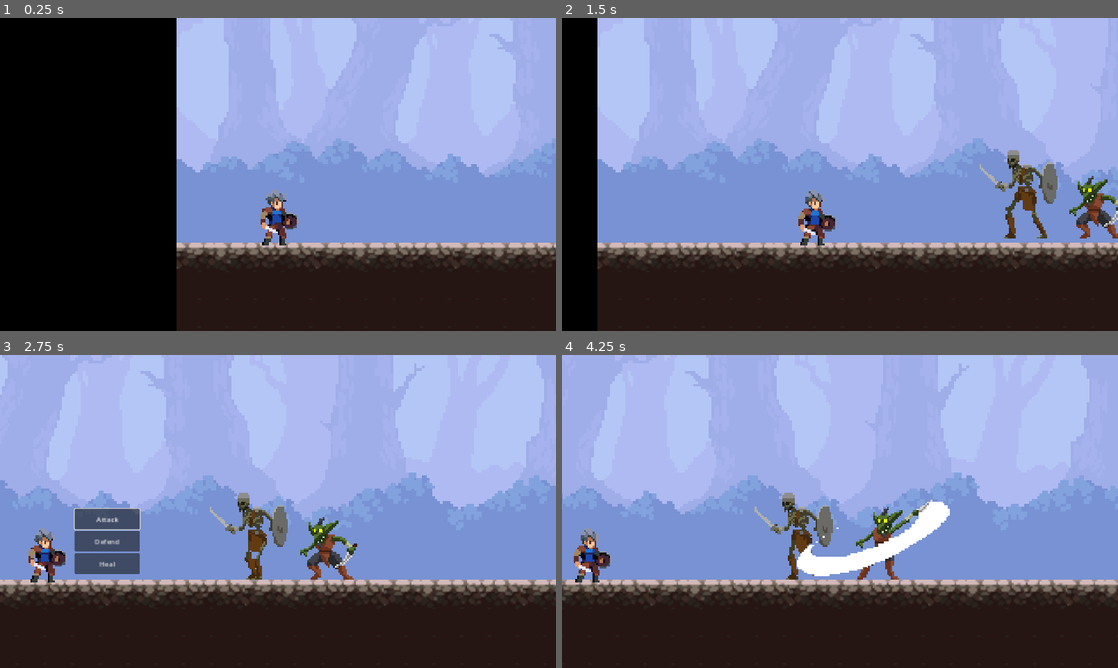
Above: before the commit, frames 1-4 (two rows, left to right).
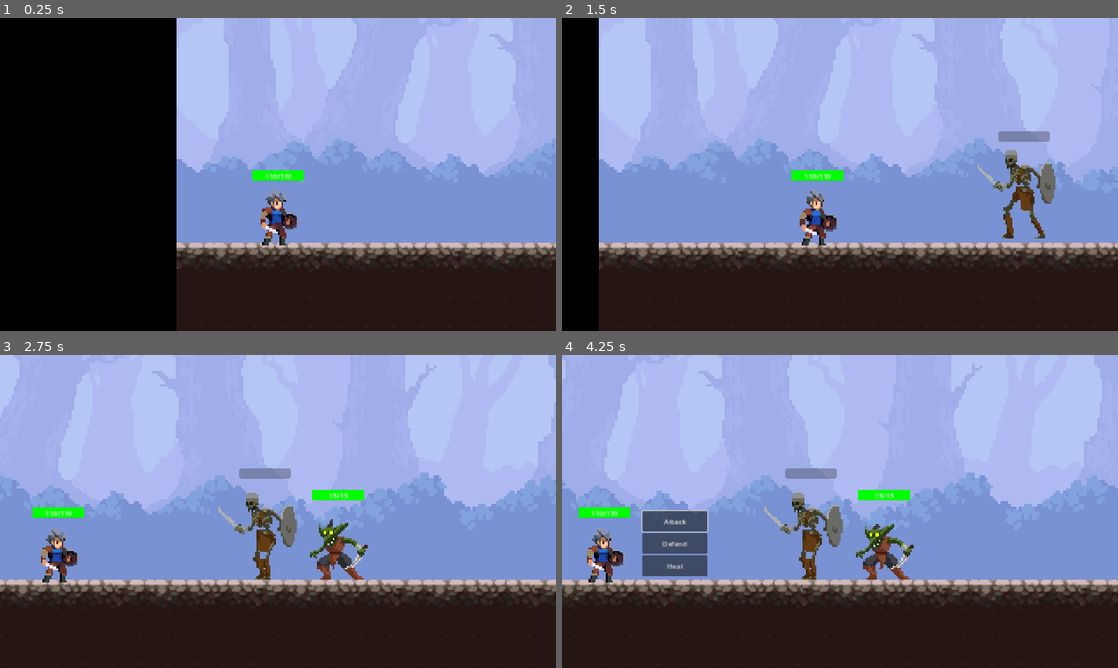
Above: after the commit, the same moments.

Repository: StephenDavid13/Project-T
Game: Godot game, scene res://scenes/main_scenes/level_dungeon.tscn
Two runs of this game, one before a commit and one after it. Both use one fixed random seed, a clock stepped at 60 frames per second and the inputs below.
Inputs (mouse positions are in pixels of both pictures, inside the frame that each line leads up to):
- Up to frame 1 (0.25 s): no input
- Up to frame 2 (1.5 s): hold Right (right) from 0.53 s (still down); tap F (action_use) at 0.6, 1.35 s
- Up to frame 3 (2.75 s): release Right (right) at 2.03 s; hold A (left) from 2.03 s (still down); tap F (action_use) at 2.1 s
- Up to frame 4 (4.25 s): release A (left) at 2.75 s; click (667, 517) at 2.75 s, where only the run before the commit has a clickable "Attack"; hold Right (right) from 3.53 s (still down); tap F (action_use) at 3.6 s

The runs differ from the first frame. In frame 1, 0.3% of the frame differs, in the area x 45-55%, y 48-52%; in frame 2, 4.1%; in frame 3, 13%; in frame 4, 15%, in the area x 0-100%, y 0-80%.

Commit message:
Added progress bars as health bars

Diff:
--- a/scenes/main_scenes/level_dungeon.tscn
+++ b/scenes/main_scenes/level_dungeon.tscn
@@ -1288,9 +1288,6 @@
 texture = ExtResource("1_1we34")
 metadata/_edit_lock_ = true
 
-[node name="game_manager" type="Node" parent="."]
-script = ExtResource("5_qjp1p")
-
 [node name="scene_changers" type="Node" parent="."]
 
 [node name="GoOutside" type="Area2D" parent="scene_changers"]
@@ -1321,15 +1318,15 @@
 layer_0/tile_data = PackedInt32Array(983040, 524288, 0, 983041, 589824, 0, 983042, 655360, 0, 983043, 720896, 0, 983044 …(2657 unchanged characters)…
 
 [node name="main_char" parent="." instance=ExtResource("4_etna4")]
-position = Vector2(233, 895)
+position = Vector2(233, 898)
 
 [node name="ActionPanel" type="Control" parent="main_char"]
 layout_mode = 3
 anchors_preset = 0
-offset_left = 66.0
-offset_top = -106.0
-offset_right = 199.0
-offset_bottom = 35.0
+offset_left = 88.0
+offset_top = -101.0
+offset_right = 221.0
+offset_bottom = 40.0
 script = ExtResource("9_ey33n")
 
 [node name="VBoxContainer" type="VBoxContainer" parent="main_char/ActionPanel"]
@@ -1365,18 +1362,21 @@
 [node name="enemies_spawn" type="Node" parent="."]
 
 [node name="enemy_spawn_1" type="Marker2D" parent="enemies_spawn"]
-position = Vector2(1000, 845)
+position = Vector2(992, 845)
 
 [node name="enemy_spawn_2" type="Marker2D" parent="enemies_spawn"]
-position = Vector2(1150, 845)
+position = Vector2(1147, 845)
 
 [node name="enemy_spawn_3" type="Marker2D" parent="enemies_spawn"]
-position = Vector2(1300, 845)
+position = Vector2(1303, 845)
 
 [node name="enemy_spawn_4" type="Marker2D" parent="enemies_spawn"]
-position = Vector2(1450, 845)
+position = Vector2(1458, 845)
 
 [node name="enemies" type="Node" parent="."]
+
+[node name="game_manager" type="Node" parent="."]
+script = ExtResource("5_qjp1p")
 
 [node name="TurnManager" type="Node" parent="."]
 script = ExtResource("9_uqhtx")
--- a/scenes/subscenes/enemies/enemy_goblin.tscn
+++ b/scenes/subscenes/enemies/enemy_goblin.tscn
@@ -1,9 +1,10 @@
-[gd_scene load_steps=19 format=3 uid="uid://m1k3my7wbfs0"]
+[gd_scene load_steps=20 format=3 uid="uid://m1k3my7wbfs0"]
 
 [ext_resource type="Script" path="res://scripts/Enemies.gd" id="1_0o4qd"]
 [ext_resource type="Texture2D" uid="uid://s7drlxykal3a" path="res://assets/enemies/Goblin/Idle.png" id="1_0vfxc"]
 [ext_resource type="Texture2D" uid="uid://4s0joyypdouc" path="res://assets/enemies/Goblin/Attack.png" id="1_vu58a"]
 [ext_resource type="PackedScene" uid="uid://gd0x4e5atisk" path="res://scripts/stats_component.tscn" id="3_ehitu"]
+[ext_resource type="PackedScene" uid="uid://cbigfu4dtndpr" path="res://scenes/subscenes/props/health_bar.tscn" id="5_f1a3e"]
 
 [sub_resource type="AtlasTexture" id="AtlasTexture_dyetp"]
 atlas = ExtResource("1_vu58a")
@@ -114,10 +115,7 @@
 [node name="AnimatedSprite2D" type="AnimatedSprite2D" parent="RigidBody2D"]
 scale = Vector2(4, 4)
 sprite_frames = SubResource("SpriteFrames_b0c77")
-animation = &"attack"
 autoplay = "default"
-frame = 7
-frame_progress = 1.0
 flip_h = true
 
 [node name="CollisionShape2D" type="CollisionShape2D" parent="RigidBody2D"]
@@ -131,3 +129,9 @@
 INTELLIGENCE = 0
 SPEED = 20
 EXPERIENCE = 10
+
+[node name="HealthBar" parent="." instance=ExtResource("5_f1a3e")]
+offset_left = -68.0
+offset_top = -91.0
+offset_right = 69.0
+offset_bottom = -51.0
--- a/scenes/subscenes/enemies/enemy_skeleton.tscn
+++ b/scenes/subscenes/enemies/enemy_skeleton.tscn
@@ -2,8 +2,8 @@
 
 [ext_resource type="Texture2D" uid="uid://cy8nlikvufggk" path="res://assets/enemies/Skeleton/Attack.png" id="1_6gng3"]
 [ext_resource type="Texture2D" uid="uid://ldrroy55w3fx" path="res://assets/enemies/Skeleton/Walk.png" id="1_8177g"]
-[ext_resource type="Script" path="res://scripts/Enemies.gd" id="1_i6w4i"]
 [ext_resource type="PackedScene" uid="uid://gd0x4e5atisk" path="res://scripts/stats_component.tscn" id="3_qospy"]
+[ext_resource type="PackedScene" uid="uid://cbigfu4dtndpr" path="res://scenes/subscenes/props/health_bar.tscn" id="4_a8ery"]
 
 [sub_resource type="AtlasTexture" id="AtlasTexture_tsop6"]
 atlas = ExtResource("1_6gng3")
@@ -106,7 +106,6 @@
 size = Vector2(113, 204)
 
 [node name="enemy_skeleton" type="Node2D"]
-script = ExtResource("1_i6w4i")
 
 [node name="RigidBody2D" type="RigidBody2D" parent="."]
 texture_filter = 1
@@ -129,3 +128,9 @@
 INTELLIGENCE = 0
 SPEED = 80
 EXPERIENCE = 10
+
+[node name="HealthBar" parent="." instance=ExtResource("4_a8ery")]
+offset_left = -81.0
+offset_top = -141.0
+offset_right = 56.0
+offset_bottom = -101.0
--- a/scenes/subscenes/main_character/main_character.gd
+++ b/scenes/subscenes/main_character/main_character.gd
@@ -6,9 +6,19 @@
 const JUMP_VELOCITY = -400.0
 
 var can_move = true
-var can_battle = false
+var did_attack = false
+
+var max_health :int
+var current_health : int
+var health_bar: Control
 
 var gravity = ProjectSettings.get_setting("physics/2d/default_gravity")
+
+func _ready():
+	max_health = $StatsComponent.VITALITY
+	current_health = $StatsComponent.VITALITY
+	health_bar = $HealthBar
+	update_health_bar()
 
 func _physics_process(delta):
 	if can_move :
@@ -30,8 +40,9 @@
 
 		var isLeft = velocity.x < 0
 		main_char.flip_h = isLeft
-	elif can_battle :
-		main_char.animation = "default"
+	elif did_attack :
+		print("ATTACKING")
+		main_char.play("attack")
 	else:
 		velocity.x = 0
 		main_char.animation = "default"
@@ -42,8 +53,19 @@
 
 func _on_turn_end():
 	# Signal TurnManager to switch to enemy turn
-	can_battle = false
-	await $"../TurnManager".start_next_turn()
+	await get_tree().create_timer(0.55).timeout
+	did_attack = false
+	$"../TurnManager".start_next_turn()
+
+func take_damage(damage: int):
+	current_health -= damage
+	if current_health < 0:
+		current_health = 0
+	update_health_bar()
+
+func update_health_bar():
+	health_bar.update_health(current_health, max_health)
+
 
 func _on_attack():
-	main_char.play("attack")
+	did_attack = true
--- a/scenes/subscenes/main_character/main_character.tscn
+++ b/scenes/subscenes/main_character/main_character.tscn
@@ -1,32 +1,33 @@
-[gd_scene load_steps=26 format=3 uid="uid://thtolow3x80e"]
+[gd_scene load_steps=27 format=3 uid="uid://thtolow3x80e"]
 
 [ext_resource type="Script" path="res://scenes/subscenes/main_character/main_character.gd" id="1_tu3bq"]
 [ext_resource type="Texture2D" uid="uid://c0pxwkqhle35j" path="res://assets/character/char_blue.png" id="2_thmrf"]
 [ext_resource type="PackedScene" uid="uid://gd0x4e5atisk" path="res://scripts/stats_component.tscn" id="3_6xc1c"]
+[ext_resource type="PackedScene" uid="uid://cbigfu4dtndpr" path="res://scenes/subscenes/props/health_bar.tscn" id="4_0v2dn"]
 
-[sub_resource type="AtlasTexture" id="AtlasTexture_byspj"]
+[sub_resource type="AtlasTexture" id="AtlasTexture_wvutm"]
 atlas = ExtResource("2_thmrf")
-region = Rect2(0, 56, 56, 56)
+region = Rect2(0, 57, 56, 55)
 
-[sub_resource type="AtlasTexture" id="AtlasTexture_atgqy"]
+[sub_resource type="AtlasTexture" id="AtlasTexture_lwxdi"]
 atlas = ExtResource("2_thmrf")
-region = Rect2(56, 56, 56, 56)
+region = Rect2(56, 57, 56, 55)
 
-[sub_resource type="AtlasTexture" id="AtlasTexture_crt8b"]
+[sub_resource type="AtlasTexture" id="AtlasTexture_snhif"]
 atlas = ExtResource("2_thmrf")
-region = Rect2(112, 56, 56, 56)
+region = Rect2(112, 57, 56, 55)
 
-[sub_resource type="AtlasTexture" id="AtlasTexture_u06hh"]
+[sub_resource type="AtlasTexture" id="AtlasTexture_6xqcp"]
 atlas = ExtResource("2_thmrf")
-region = Rect2(168, 56, 56, 56)
+region = Rect2(168, 57, 56, 55)
 
-[sub_resource type="AtlasTexture" id="AtlasTexture_f0gtg"]
+[sub_resource type="AtlasTexture" id="AtlasTexture_gggfw"]
 atlas = ExtResource("2_thmrf")
-region = Rect2(224, 56, 56, 56)
+region = Rect2(224, 57, 56, 55)
 
-[sub_resource type="AtlasTexture" id="AtlasTexture_ufr1f"]
+[sub_resource type="AtlasTexture" id="AtlasTexture_snl33"]
 atlas = ExtResource("2_thmrf")
-region = Rect2(280, 56, 56, 56)
+region = Rect2(280, 57, 56, 55)
 
 [sub_resource type="AtlasTexture" id="AtlasTexture_rsjeh"]
 atlas = ExtResource("2_thmrf")
@@ -88,28 +89,22 @@
 animations = [{
 "frames": [{
 "duration": 1.0,
-"texture": SubResource("AtlasTexture_byspj")
+"texture": SubResource("AtlasTexture_wvutm")
 }, {
 "duration": 1.0,
-"texture": SubResource("AtlasTexture_atgqy")
+"texture": SubResource("AtlasTexture_lwxdi")
 }, {
 "duration": 1.0,
-"texture": SubResource("AtlasTexture_atgqy")
+"texture": SubResource("AtlasTexture_snhif")
 }, {
 "duration": 1.0,
-"texture": SubResource("AtlasTexture_atgqy")
+"texture": SubResource("AtlasTexture_6xqcp")
 }, {
 "duration": 1.0,
-"texture": SubResource("AtlasTexture_crt8b")
+"texture": SubResource("AtlasTexture_gggfw")
 }, {
 "duration": 1.0,
-"texture": SubResource("AtlasTexture_u06hh")
-}, {
-"duration": 1.0,
-"texture": SubResource("AtlasTexture_f0gtg")
-}, {
-"duration": 1.0,
-"texture": SubResource("AtlasTexture_ufr1f")
+"texture": SubResource("AtlasTexture_snl33")
 }],
 "loop": false,
 "name": &"attack",
@@ -188,4 +183,11 @@
 shape = SubResource("RectangleShape2D_5dmqn")
 
 [node name="StatsComponent" parent="." instance=ExtResource("3_6xc1c")]
-STRENGTH = 10
+VITALITY = 110
+
+[node name="HealthBar" parent="." instance=ExtResource("4_0v2dn")]
+offset_left = -68.0
+offset_top = -103.0
+offset_right = 69.0
+offset_bottom = -76.0
+size_flags_vertical = 3
--- /dev/null
+++ b/scenes/subscenes/props/HealthProgressBar.gd
@@ -0,0 +1,8 @@
+extends ProgressBar
+
+
+# Called when the node enters the scene tree for the first time.
+func _ready():
+	var sb = StyleBoxFlat.new()
+	add_theme_stylebox_override("fill", sb)
+	sb.bg_color = Color.GREEN
--- /dev/null
+++ b/scenes/subscenes/props/health_bar.gd
@@ -0,0 +1,16 @@
+extends Control
+
+# Assuming you use a ProgressBar for simplicity
+@export var health_bar: ProgressBar
+@export var health_label: Label
+
+func _ready():
+	health_bar = $HealthProgressBar
+	health_label = $HealthLabel
+
+# Function to update the health bar
+func update_health(current_health: int, max_health: int):
+	health_bar.value = current_health
+	health_bar.max_value = max_health
+	print(health_bar.max_value)
+	health_label.text = "%d/%d" % [current_health, max_health]
--- /dev/null
+++ b/scenes/subscenes/props/health_bar.tscn
@@ -0,0 +1,49 @@
+[gd_scene load_steps=3 format=3 uid="uid://cbigfu4dtndpr"]
+
+[ext_resource type="Script" path="res://scenes/subscenes/props/health_bar.gd" id="1_qb6gk"]
+[ext_resource type="Script" path="res://scenes/subscenes/props/HealthProgressBar.gd" id="2_adpom"]
+
+[node name="HealthBar" type="Control"]
+layout_mode = 3
+anchors_preset = 5
+anchor_left = 0.5
+anchor_right = 0.5
+offset_left = -68.5
+offset_right = 68.5
+offset_bottom = 40.0
+grow_horizontal = 2
+size_flags_horizontal = 4
+size_flags_vertical = 0
+script = ExtResource("1_qb6gk")
+
+[node name="HealthProgressBar" type="ProgressBar" parent="."]
+layout_mode = 1
+anchors_preset = 8
+anchor_left = 0.5
+anchor_top = 0.5
+anchor_right = 0.5
+anchor_bottom = 0.5
+offset_left = -59.5
+offset_top = -20.0
+offset_right = 59.5
+offset_bottom = 4.0
+grow_horizontal = 2
+grow_vertical = 2
+max_value = 100000.0
+step = 1.0
+show_percentage = false
+script = ExtResource("2_adpom")
+
+[node name="HealthLabel" type="Label" parent="."]
+layout_mode = 1
+anchors_preset = 8
+anchor_left = 0.5
+anchor_top = 0.5
+anchor_right = 0.5
+anchor_bottom = 0.5
+offset_left = -20.0
+offset_top = -19.5
+offset_right = 20.0
+offset_bottom = 3.5
+grow_horizontal = 2
+grow_vertical = 2
--- a/scripts/Enemies.gd
+++ b/scripts/Enemies.gd
@@ -3,8 +3,16 @@
 @onready var enemy_animation = $RigidBody2D/AnimatedSprite2D
 @export var default_animation = "default"
 
+var max_health :int
+var current_health : int
+var health_bar: Control
+
 func _ready():
 	# Connect the animation_finished signal
+	max_health = $StatsComponent.VITALITY
+	current_health = $StatsComponent.VITALITY
+	health_bar = $HealthBar
+	update_health_bar()
 	enemy_animation.animation_finished.connect(self._on_animation_finished)
 
 func turn_start():
@@ -20,3 +28,6 @@
 	enemy_animation.play(default_animation)
 	# Notify the TurnManager that this enemy's turn is finished
 	await $"../../TurnManager".start_next_turn()
+
+func update_health_bar():
+	health_bar.update_health(current_health, max_health)
--- a/scripts/StatsComponent.gd
+++ b/scripts/StatsComponent.gd
@@ -7,3 +7,6 @@
 @export var INTELLIGENCE := 15
 @export var SPEED := 50
 @export var EXPERIENCE := 0
+
+func get_health():
+	return VITALITY
--- a/scripts/TurnManager.gd
+++ b/scripts/TurnManager.gd
@@ -18,7 +18,8 @@
 func start_battle():
 	if not startBattle:
 		startBattle = true
-		call_deferred("determine_turn_order")
+		await get_tree().create_timer(1.5).timeout
+		determine_turn_order()
 		call_deferred("start_next_turn")
 
 func determine_turn_order():
--- a/scripts/battle_game_manager.gd
+++ b/scripts/battle_game_manager.gd
@@ -1,12 +1,12 @@
 extends Node
 
 @onready var main_char = $"main_char"
+@onready var enemies = $enemies
 @onready var camera_2d = $"main_char/Camera2D"
 @onready var enemy_spawn_1 = $"enemies_spawn/enemy_spawn_1"
 @onready var enemy_spawn_2 = $"enemies_spawn/enemy_spawn_2"
 @onready var enemy_spawn_3 = $"enemies_spawn/enemy_spawn_3"
 @onready var enemy_spawn_4 = $"enemies_spawn/enemy_spawn_4"
-@onready var enemies = $enemies
 @onready var turnManager = $TurnManager
 
 var mob1 : Node2D
@@ -14,13 +14,11 @@
 var mob3 : Node2D
 var mob4 : Node2D
 
-var battling = false
 var rng_generator = RandomNumberGenerator.new()
 
 func _ready():
 	# Focus on the very first button so it does not need mouse click
 	$main_char/ActionPanel.update_button_state()
-
 
 # Called when battle is initiated. Only done once per level. Disallow player
 # movement and change camera view
@@ -28,17 +26,15 @@
 	main_char.can_move = false;
 	camera_2d.position_smoothing_enabled = true
 	camera_2d.position_smoothing_speed = 2
-	camera_2d.move_local_x(575, true)
+	camera_2d.move_local_x(545, true)
 	spawnMonster()
 	turnManager.start_battle()
-	battling = true
 
 
 # Called when battle is finished. Allow player to move again
 func finishingBattle():
-	camera_2d.move_local_x(-575, true)
+	camera_2d.move_local_x(-545, true)
 	await get_tree().create_timer(2.5).timeout
-	battling = false
 	main_char.can_move = true;
 	camera_2d.position_smoothing_enabled = false
 
@@ -47,10 +43,13 @@
 	var spawn_number_rng = rng_generator.randi_range(1, 4)
 	if spawn_number_rng >= 1:
 		randomiseMonsterSpawn(mob1, enemy_spawn_1.position)
+		await get_tree().create_timer(0.1).timeout
 	if spawn_number_rng >= 2:
 		randomiseMonsterSpawn(mob2, enemy_spawn_2.position)
+		await get_tree().create_timer(0.1).timeout
 	if spawn_number_rng >= 3:
 		randomiseMonsterSpawn(mob3, enemy_spawn_3.position)
+		await get_tree().create_timer(0.1).timeout
 	if spawn_number_rng >= 4:
 		randomiseMonsterSpawn(mob4, enemy_spawn_4.position)
 
--- a/scripts/playerSelection.gd
+++ b/scripts/playerSelection.gd
@@ -10,6 +10,7 @@
 	$VBoxContainer/healBtn.pressed.connect(self._on_heal_button_pressed)
 
 func _on_attack_button_pressed():
+	print("Attack action selected")
 	is_player_turn = false
 	character._on_attack()
 	update_button_state()
